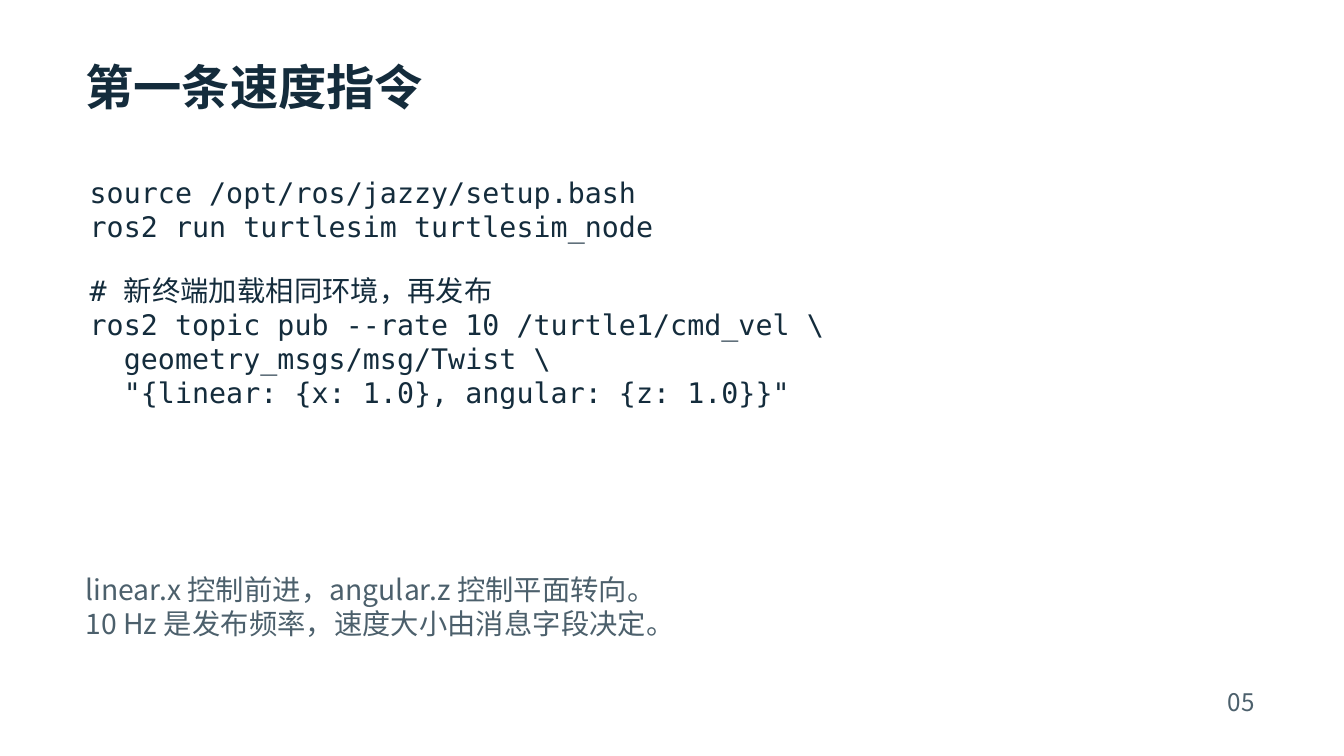
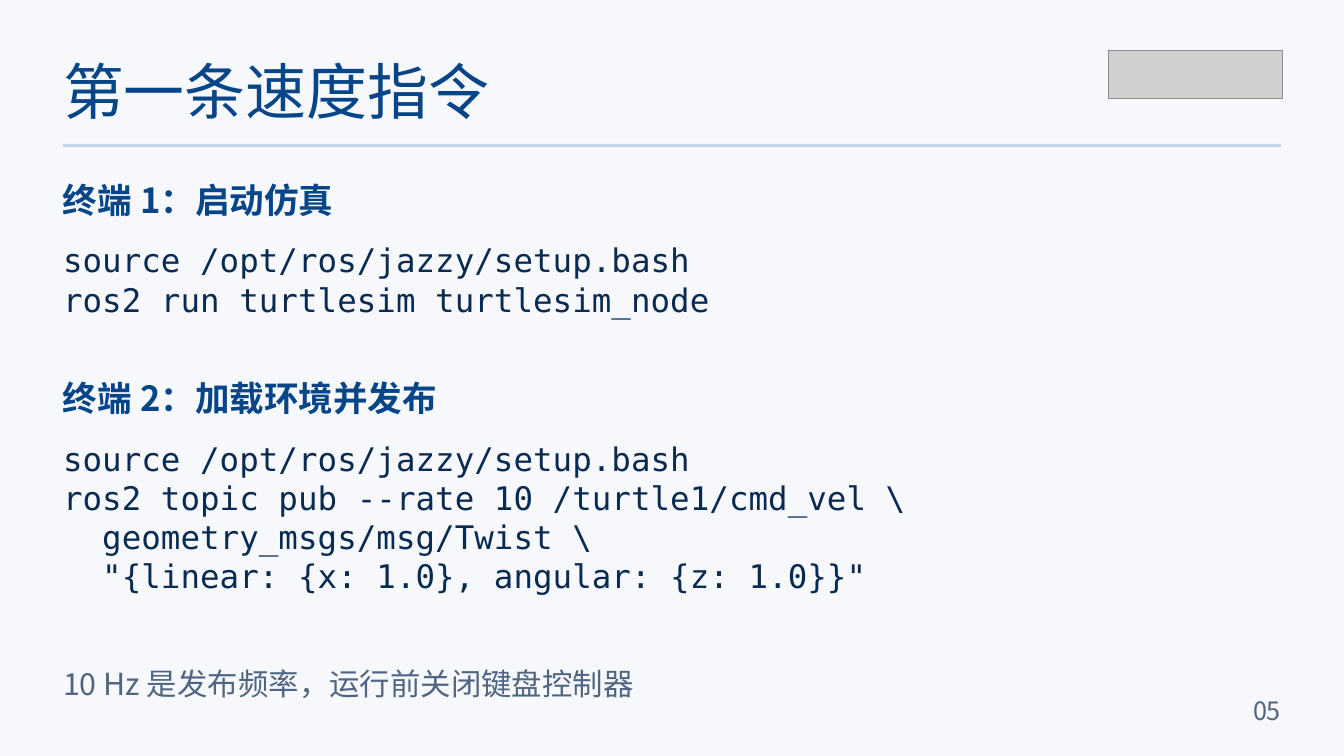
Before and after one commit to lingyunzhi328/Robo-Education-Recruitment-2026, a slide deck: slide 5 of slides/ROS2小海龟控制.pptx. Drawn at 1344x756 pixels with LibreOffice and Linux fonts; fonts in the diff are those of the drawing; grey boxes stand for pictures. Boxes give left, top, right and bottom in pixels: in the first picture for what was removed or moved away, otherwise in the second. Text is boxed around its words. In the diff, an @@ line names an element or a change of style, - is before the commit and + after.

```diff
--- a/slides/ROS2小海龟控制.pptx
+++ b/slides/ROS2小海龟控制.pptx
@@ background #FFFFFF to #F6F8FC @@
@@ text "第一条速度指令": place and size @@
-text "第一条速度指令" at [86,63,423,110]
+text "第一条速度指令" at [63,62,490,119]
@@ text "第一条速度指令" at [63,62,490,119]: size 34.5 to 43.5 pt, text colour #142C3C to #064587, bold off @@
@@ picture added at [1109,50,1284,99] @@
@@ rectangle added at [63,144,1280,147], fill #C5D6EA @@
@@ text added at [63,183,333,216], 24.8 pt, text #064587, bold @@
+终端 1：启动仿真
@@ text at [90,215,653,304]: paragraphs removed @@
-ros2 run turtlesim turtlesim_node
-# 新终端加载相同环境，再发布
@@ text added at [63,247,709,319], 23.2 pt, text #092B52 @@
+source /opt/ros/jazzy/setup.bash
+ros2 run turtlesim turtlesim_node
@@ text added at [63,381,437,414], 24.8 pt, text #064587, bold @@
+终端 2：加载环境并发布
@@ text "source /opt/ros/jazzy/setup.bash": place and size @@
-text "source /opt/ros/jazzy/setup.bash" at [90,181,790,409]
+text "source /opt/ros/jazzy/setup.bash" at [63,446,866,595]
@@ text "source /opt/ros/jazzy/setup.bash" at [63,446,866,595]: size 20.2 to 23.2 pt, text colour #142C3C to #092B52 @@
@@ text removed at [86,576,675,637] @@
-linear.x 控制前进，angular.z 控制平面转向。
-10 Hz 是发布频率，速度大小由消息字段决定。
@@ text added at [63,669,633,698], 21.8 pt, text #506581 @@
+10 Hz 是发布频率，运行前关闭键盘控制器
@@ text "05": place and size @@
-text "05" at [1228,693,1255,712]
+text "05" at [1253,701,1281,721]
@@ text "05" at [1253,701,1281,721]: size 17.2 to 18 pt, text colour #4C606C to #506581; alignment left to right @@
```
Also in this commit, not shown: 7 other slides changed, 2 slides added, 2 slides removed, 12 other files.
